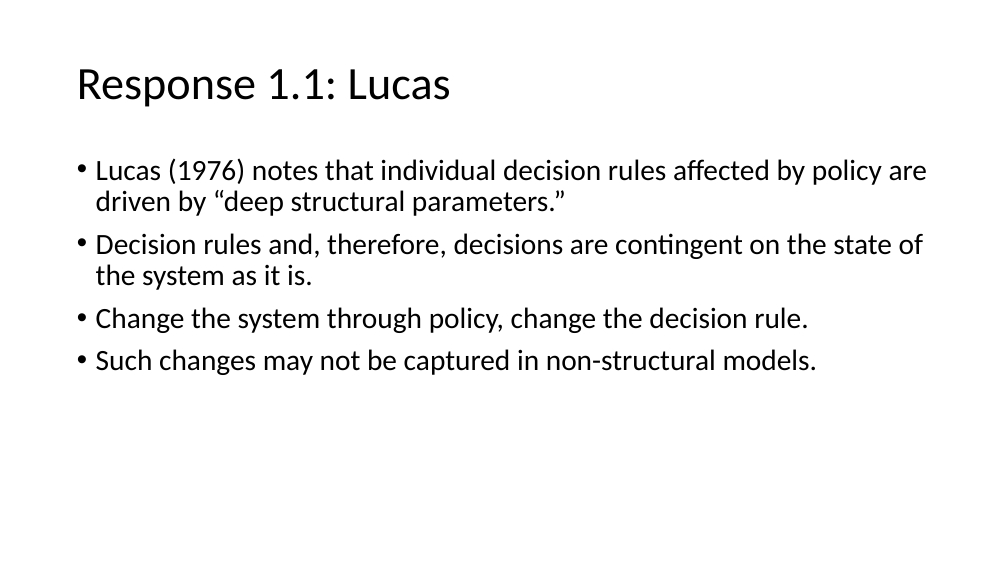
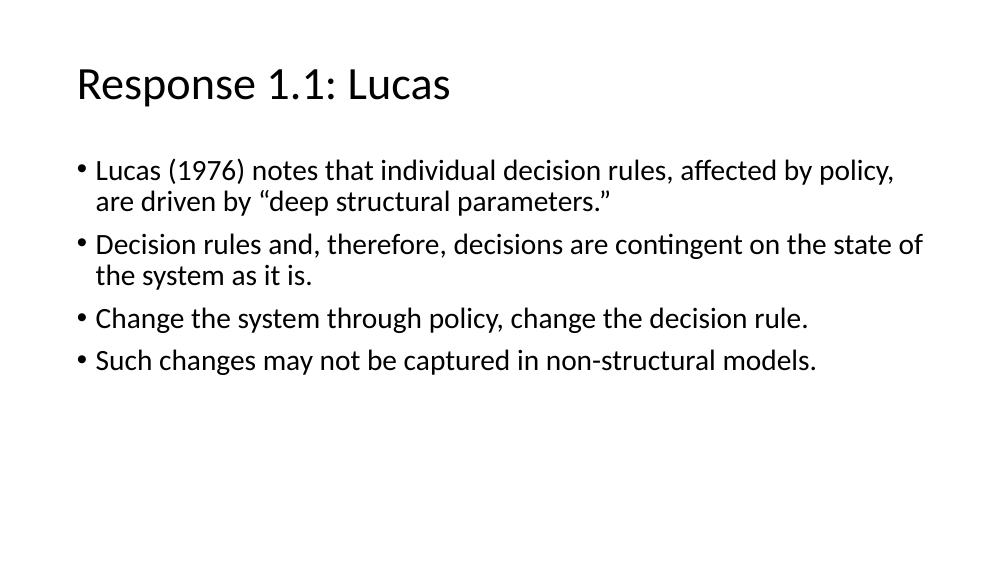
Before and after one commit to thsavage/Public-Presentations, a slide deck: slide 8 of It Ain't AI.pptx. Drawn at 1008x567 pixels with LibreOffice and Linux fonts; fonts in the diff are those of the drawing. Boxes give left, top, right and bottom in pixels: in the first picture for what was removed or moved away, otherwise in the second. Text is boxed around its words. In the diff, an @@ line names an element or a change of style, - is before the commit and + after.

```diff
--- a/It Ain't AI.pptx
+++ b/It Ain't AI.pptx
@@ text at box(96, 158, 894, 216): text changed @@
-• Lucas (1976) notes that individual decision rules affected by policy are driven by “deep structural parameters.”
+• Lucas (1976) notes that individual decision rules, affected by policy, are driven by “deep structural parameters.”
```
Also in this commit, not shown: 10 other slides changed.
